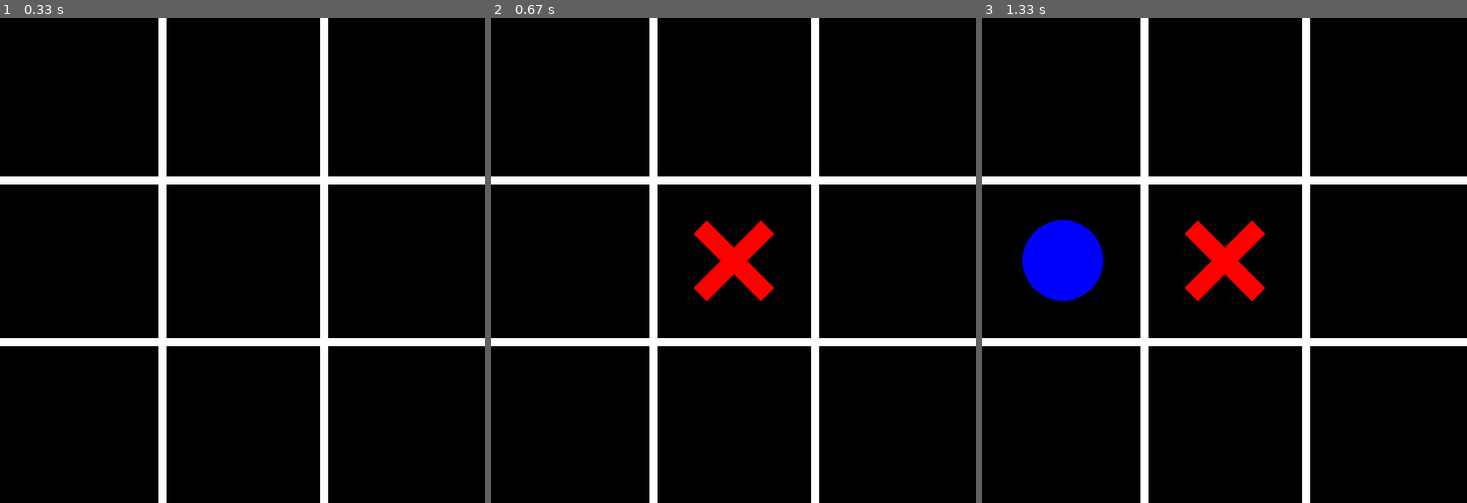
Above: before the commit, frames 1-3 (left to right).
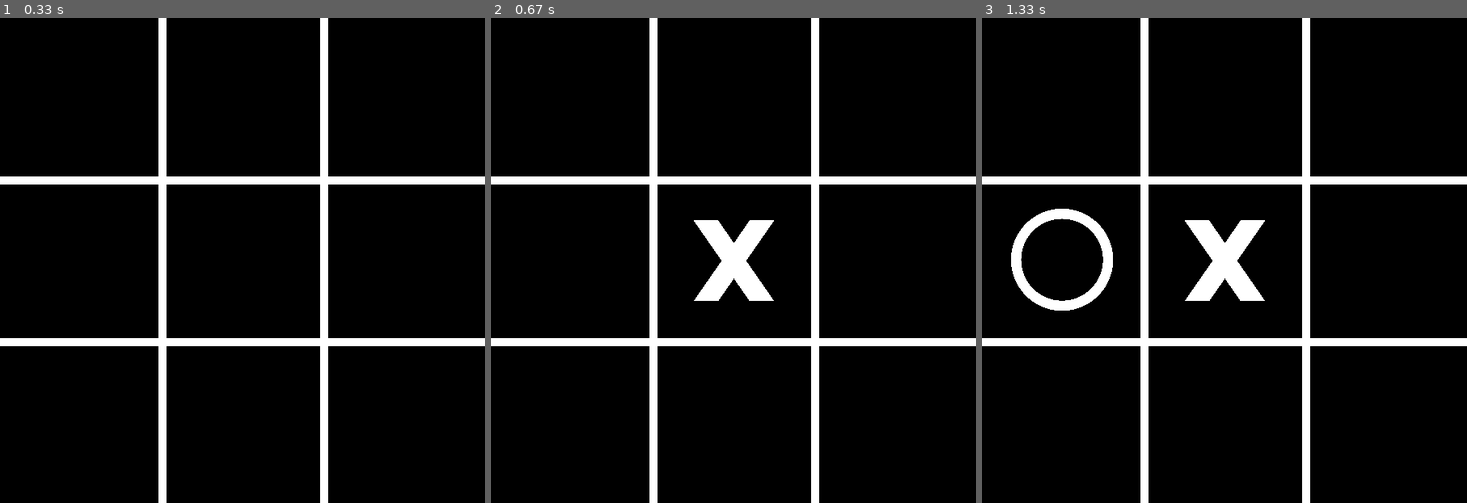
Above: after the commit, the same moments.

Repository: vittorfigueiredo/jogo-da-velha-pygame
Game: pygame game, started from main.py
The game is run twice, just before and just after one commit, with the same random seed, the same clock (stepped at 60 frames per second) and the same inputs.
Inputs (mouse positions are in pixels of both pictures, inside the frame that each line leads up to):
- Up to frame 1 (0.33 s): no input
- Up to frame 2 (0.67 s): click (733, 260) at 0.38 s
- Up to frame 3 (1.33 s): click (1108, 265) at 0.72 s

Frame 1 is identical in both runs. In frame 2, 1.8% of the frame differs, in the area x 41-59%, y 41-59%; in frame 3, 5.2%, in the area x 6-59%, y 39-61%.

Commit message:
versão final do jogo da velha

Diff:
--- a/main.py
+++ b/main.py
@@ -3,6 +3,8 @@
 
 import pygame
 from pygame.locals import *
+from tkinter import *
+from tkinter import messagebox
 from sys import exit
 
 # Inicia a biblioteca Pygame
@@ -10,13 +12,16 @@
 
 # Cria a tela do jogo com resolução de 600 x 600, fixa e com 32bits de cores
 display = pygame.display.set_mode((600, 600), 0, 32)
+# Adiciona uma imagem de fundo
+# bg = pygame.image.load('images/bg.jpg')
+# display.blit(bg, [0, 0])
 
 # Adiciona o titulo da janela do jogo
-pygame.display.set_caption('Tik Tak Toe')
+pygame.display.set_caption('Bertie The Brain')
 
 # Musica do jogo
 pygame.mixer_music.load('sounds/Tetris Theme A.ogg')
-pygame.mixer_music.set_volume(0.01)
+pygame.mixer_music.set_volume(0.00)
 pygame.mixer.music.play(-1, 0.0)
 
 # Variaveis fundamentais
@@ -67,7 +72,10 @@
     # Testa quando for a vez do jogador 2
     if time == 'PLAYER2':
         # Desenha o circulo
-        pygame.draw.circle(display, (0, 0, 255), pos, 50)
+        # pygame.draw.circle(display, (0, 0, 255), pos, 50)
+        imgO = pygame.image.load('images/o.png').convert_alpha()
+        imgT = pygame.transform.scale(imgO, (130, 130))
+        display.blit(imgT, (x - 65, y - 65))
     else:
         # Carrega a imagem do 'x'
         img = pygame.image.load('images/x.png').convert_alpha()
@@ -122,7 +130,7 @@
 
 # Função para testar se alguém ganhou o jogo
 def game_win(l):
-    return ((board_positions[0] == 1 and board_positions[1] == 1 and board_positions[2] == 1) or
+    return ((board_positions[0] == l and board_positions[1] == l and board_positions[2] == l) or
         (board_positions[3] == l and board_positions[4] == l and board_positions[5] == l) or
         (board_positions[6] == l and board_positions[7] == l and board_positions[8] == l) or
         (board_positions[0] == l and board_positions[3] == l and board_positions[6] == l) or
@@ -137,11 +145,15 @@
     message = 'JOGADOR {} VENCEU!'.format(w)
 
     if w == 'TIE':
-        mens_win = arial.render('DEU VELHA', True, (0, 255, 0), 0)
-        display.blit(mens_win, (115, 265))
-    else:
-        mens_win = arial.render(message, True, (0, 255, 0), 0)
-        display.blit(mens_win, (0, 265))
+        Tk().wm_withdraw() #to hide the main window
+        messagebox.showinfo('DEU VELHA','O JOGO DEU VELHA!')
+        # mens_win = arial.render('DEU VELHA', True, (255, 255, 255), 0)
+        # display.blit(mens_win, (115, 265))
+    else:
+        Tk().wm_withdraw() #to hide the main window
+        messagebox.showinfo(message, message)
+        # mens_win = arial.render(message, True, (255, 255, 255), 0)
+        # display.blit(mens_win, (0, 265))
 
 # Função para resetar o jogo
 def reset():
@@ -193,7 +205,7 @@
 
         elif tie >= 9:
             print('EMPATE')
-            text_win('EMPATE')
+            text_win('TIE')
             status = 'RESET'
 
     else:
Binary file added: images/bg.jpg
Binary file added: images/o.png
Binary file changed: images/x.png
